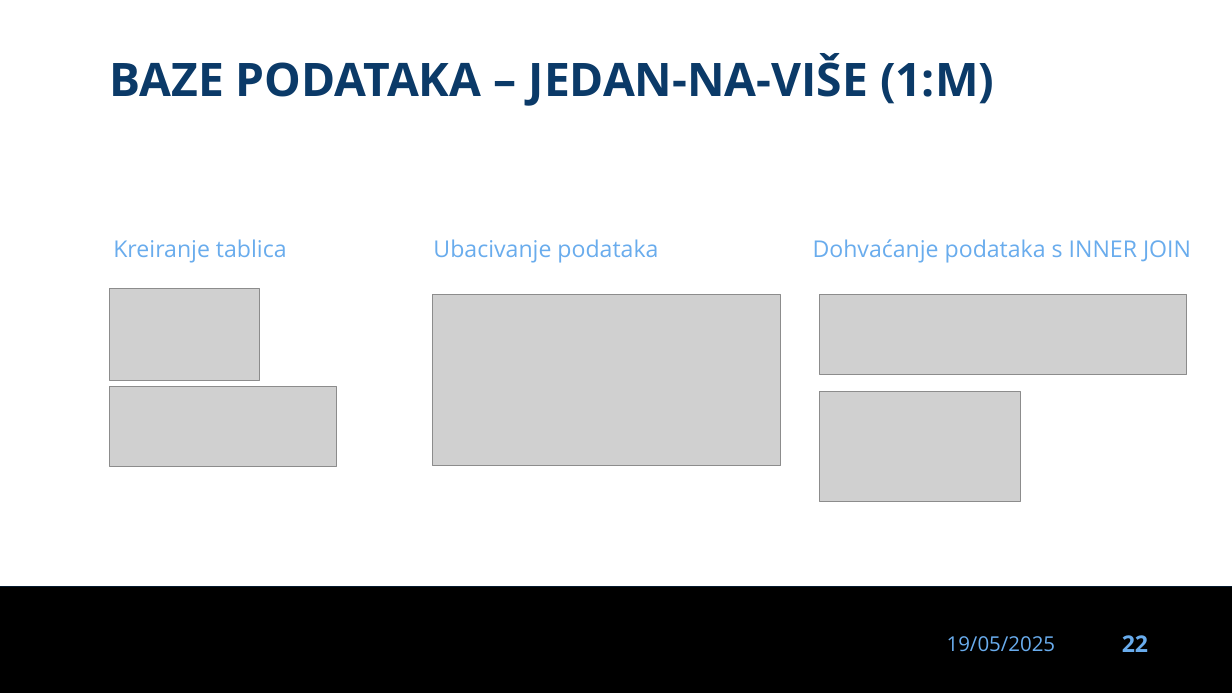
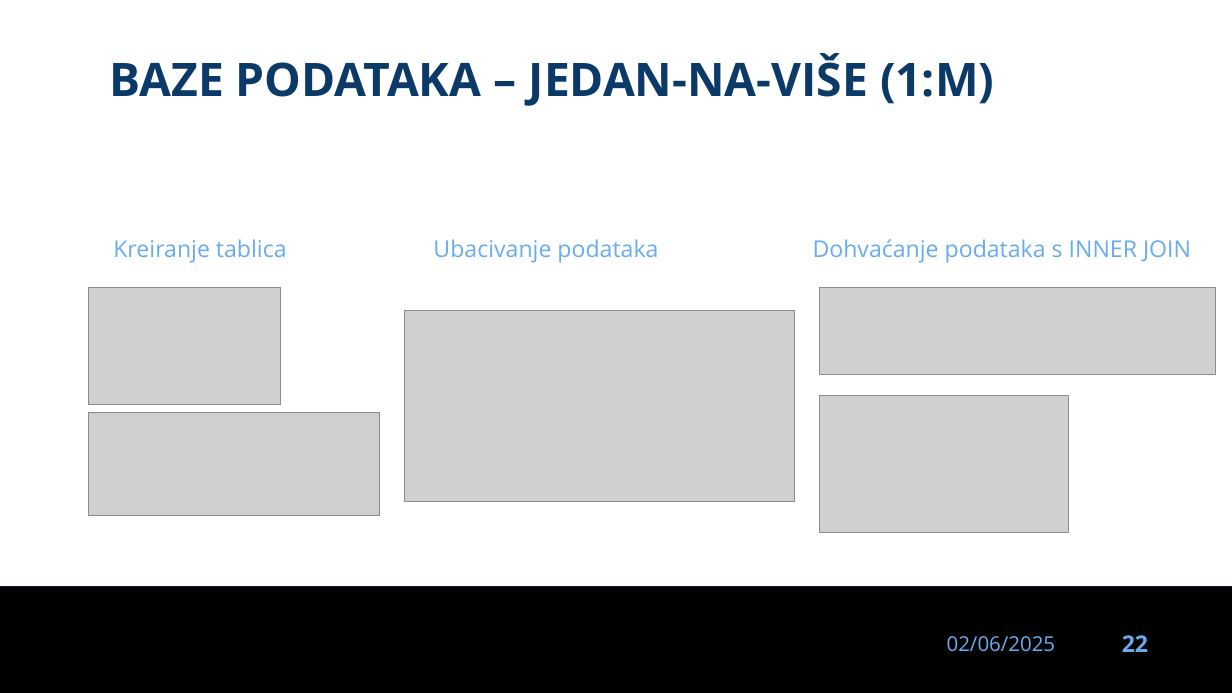
Before and after one commit to dinoDuvnjak/CTK, a slide deck: slide 22 of Bootcamp/DB-uvod/DB-uvod.pptx. Drawn at 1232x693 pixels with LibreOffice and Linux fonts; fonts in the diff are those of the drawing; grey boxes stand for pictures; background and template pictures are left out. Boxes give left, top, right and bottom in pixels: in the first picture for what was removed or moved away, otherwise in the second. Text is boxed around its words. In the diff, an @@ line names an element or a change of style, - is before the commit and + after.

```diff
--- a/Bootcamp/DB-uvod/DB-uvod.pptx
+++ b/Bootcamp/DB-uvod/DB-uvod.pptx
@@ picture resized from (x1=110, y1=289, x2=260, y2=381) to (x1=89, y1=288, x2=281, y2=406) @@
@@ picture resized from (x1=820, y1=294, x2=1187, y2=375) to (x1=820, y1=288, x2=1215, y2=375) @@
@@ picture resized from (x1=433, y1=295, x2=781, y2=466) to (x1=405, y1=311, x2=795, y2=502) @@
@@ picture resized from (x1=110, y1=386, x2=337, y2=467) to (x1=89, y1=413, x2=380, y2=516) @@
@@ picture resized from (x1=820, y1=391, x2=1020, y2=502) to (x1=820, y1=396, x2=1068, y2=533) @@
@@ text at (x1=947, y1=636, x2=1056, y2=652): text changed @@
-19/05/2025
+02/06/2025
```
Also in this commit, not shown: 29 other slides changed, 1 slide added, 1 slide removed, 8 other files.
